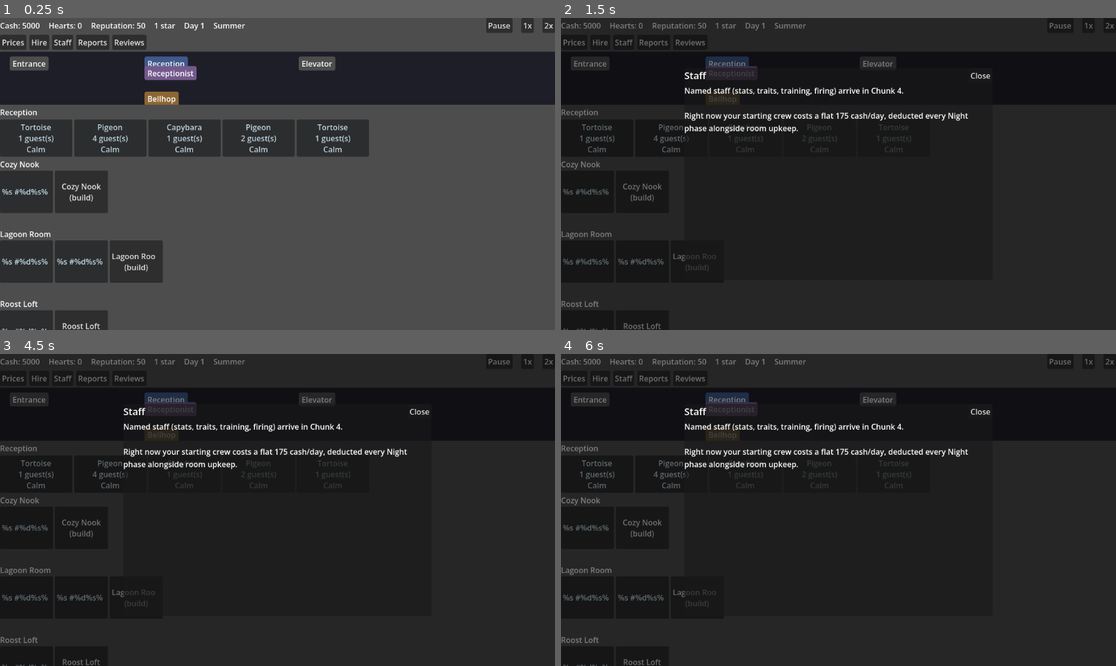
Above: before the commit, frames 1-4 (two rows, left to right).
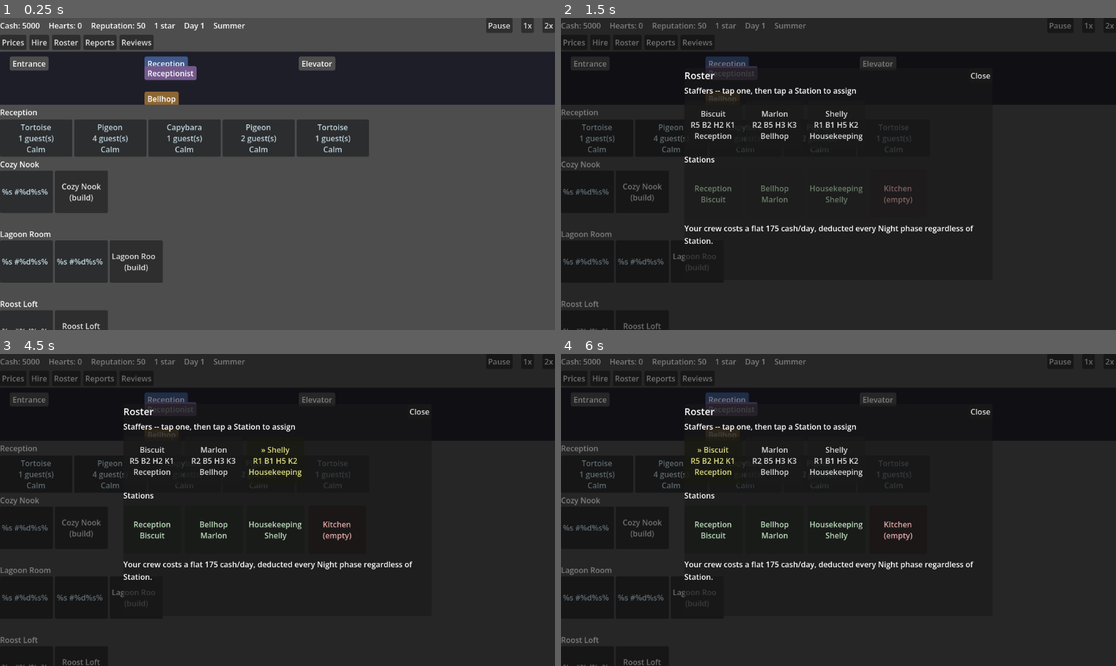
Above: after the commit, the same moments.

Repository: rdefm/habitat_hotel
Game: Godot game, scene res://main.tscn
Same seed, same stepped clock (60 frames per second), same inputs: the game is played once before the commit and once after it.
Inputs (mouse positions are in pixels of both pictures, inside the frame that each line leads up to):
- Up to frame 1 (0.25 s): no input
- Up to frame 2 (1.5 s): click (622, 42) at 0.5 s, where only the run before the commit has a clickable "Staff"; click (627, 42) at 1.25 s, where only the run after the commit has a clickable "Roster"
- Up to frame 3 (4.5 s): click "Tortoise 1 guest(s) Calm" at 2 s; click "Pigeon 4 guest(s) Calm" at 2.75 s; click "Capybara 1 guest(s) Calm" at 3.5 s; click "Pigeon 2 guest(s) Calm" at 4.25 s
- Up to frame 4 (6 s): click "Tortoise 1 guest(s) Calm" at 5 s; click (710, 460) at 5.75 s, where only the run after the commit has a clickable "Biscuit R5 B2 H2 K1 Reception"

The runs differ from the first frame. In frame 1, 0.3% of the frame differs, in the area x 9-28%, y 5-11%; in frame 2, 3.1%; in frame 3, 3.2%; in frame 4, 3.2%, in the area x 9-75%, y 6-73%.

Commit message:
Add Roster & Station assignment UI (ticket 08, ADR-0001/0005)
Tap a Staffer then tap a Station to (re)assign them, mirroring
Reception's tap-Party/tap-Room flow -- Stations aren't spatial like
Rooms, so this is its own menu rather than reusing HotelPanel.
Replaces the old Chunk-2 Staff-menu stub, which the real Roster/Station
core (ticket 07) had already superseded.

Diff:
--- a/ui/hire_menu.gd
+++ b/ui/hire_menu.gd
@@ -13,6 +13,6 @@
 		"The weekly hire pool isn't open yet -- named candidates, traits, and "
 		+ "quality scaling with your star level arrive in Chunk 4.\n\n"
 		+ "For now, your starting staff are covered by a flat daily wage "
-		+ "(see the Staff menu)."
+		+ "(see the Roster menu)."
 	)
 	add_child(label)
--- a/ui/main_screen.gd
+++ b/ui/main_screen.gd
@@ -11,7 +11,7 @@
 const BuildMenu = preload("res://ui/build_menu.gd")
 const PricesMenu = preload("res://ui/prices_menu.gd")
 const HireMenu = preload("res://ui/hire_menu.gd")
-const StaffMenu = preload("res://ui/staff_menu.gd")
+const RosterMenu = preload("res://ui/roster_menu.gd")
 const ReportsMenu = preload("res://ui/reports_menu.gd")
 const ReviewsMenu = preload("res://ui/reviews_menu.gd")
 const UpgradeMenu = preload("res://ui/upgrade_menu.gd")
@@ -146,7 +146,7 @@
 	var entries := [
 		["Prices", func(): return PricesMenu.new()],
 		["Hire", func(): return HireMenu.new()],
-		["Staff", func(): return StaffMenu.new()],
+		["Roster", func(): return RosterMenu.new()],
 		["Reports", func(): return ReportsMenu.new()],
 		["Reviews", func(): return ReviewsMenu.new()],
 	]
--- /dev/null
+++ b/ui/roster_menu.gd
@@ -0,0 +1,126 @@
+class_name RosterMenu
+extends VBoxContainer
+
+## Roster & Station assignment (ticket 08, ADR-0001/0005): tap a Staffer
+## card then tap a Station card to (re)assign them there, mirroring
+## Reception's tap-Party/tap-Room flow (reception_panel.gd/hotel_panel.gd).
+## Sim.assign_staffer() already treats "tap the Station they're already at"
+## and unknown ids as harmless no-ops, and already interrupts only the
+## moved Staffer's own in-flight job (ticket 07) -- this view just re-tap
+## re-renders both sides after every assignment.
+##
+## Station cards are disabled while no Staffer is selected: unlike a Room
+## cell, a Station has no other action to fall back to.
+
+const Station = preload("res://sim/station.gd")
+
+const CARD_MIN_SIZE := Vector2(120, 100)
+
+const STATION_LABELS := {
+	"reception": "Reception",
+	"bellhop": "Bellhop",
+	"housekeeping": "Housekeeping",
+	"kitchen": "Kitchen",
+}
+
+var _selected_staffer_id: String = ""
+
+var _staffer_row: HBoxContainer
+var _station_row: HBoxContainer
+var _wage_label: Label
+
+
+func _ready() -> void:
+	custom_minimum_size = Vector2(560, 320)
+	add_theme_constant_override("separation", 10)
+
+	var staffer_header := Label.new()
+	staffer_header.text = "Staffers -- tap one, then tap a Station to assign"
+	add_child(staffer_header)
+
+	_staffer_row = HBoxContainer.new()
+	_staffer_row.add_theme_constant_override("separation", 8)
+	add_child(_staffer_row)
+
+	var station_header := Label.new()
+	station_header.text = "Stations"
+	add_child(station_header)
+
+	_station_row = HBoxContainer.new()
+	_station_row.add_theme_constant_override("separation", 8)
+	add_child(_station_row)
+
+	_wage_label = Label.new()
+	_wage_label.autowrap_mode = TextServer.AUTOWRAP_WORD
+	var wage := int(GameState.balance.get("costs", {}).get("staff_wage_per_day", 0))
+	_wage_label.text = "Your crew costs a flat %d cash/day, deducted every Night phase regardless of Station." % wage
+	add_child(_wage_label)
+
+	refresh()
+
+
+func refresh() -> void:
+	for child in _staffer_row.get_children():
+		child.queue_free()
+	for child in _station_row.get_children():
+		child.queue_free()
+
+	var staffer_ids := GameState.staffers.keys()
+	staffer_ids.sort()
+	for staffer_id in staffer_ids:
+		_staffer_row.add_child(_make_staffer_card(staffer_id))
+
+	for station_id in Station.IDS:
+		_station_row.add_child(_make_station_card(station_id))
+
+
+func _make_staffer_card(staffer_id: String) -> Button:
+	var staffer: Dictionary = GameState.staffers[staffer_id]
+	var skills: Dictionary = staffer["skills"]
+	var current_station := GameState.staffer_station(staffer_id)
+	var current_label: String = STATION_LABELS.get(current_station, "(unassigned)")
+	var selected := staffer_id == _selected_staffer_id
+	var skill_summary := _skill_summary(skills)
+
+	var btn := Button.new()
+	btn.custom_minimum_size = CARD_MIN_SIZE
+	btn.clip_text = true
+	btn.text = "%s%s\n%s\n%s" % ["» " if selected else "", staffer["name"], skill_summary, current_label]
+	btn.modulate = Color(1.0, 1.0, 0.6) if selected else Color(1, 1, 1)
+	btn.tooltip_text = "%s -- %s -- currently %s" % [staffer["name"], skill_summary, current_label]
+	btn.pressed.connect(_on_staffer_pressed.bind(staffer_id))
+	return btn
+
+
+## "R# B# H# K#" -- shared by the card face and its tooltip.
+func _skill_summary(skills: Dictionary) -> String:
+	return "R%d B%d H%d K%d" % [
+		int(skills["reception"]), int(skills["bellhop"]), int(skills["housekeeping"]), int(skills["kitchen"]),
+	]
+
+
+func _make_station_card(station_id: String) -> Button:
+	var staffer_ids: Array = GameState.station_staffers(station_id)
+	var names := []
+	for staffer_id in staffer_ids:
+		names.append(String(GameState.staffers.get(staffer_id, {}).get("name", staffer_id)))
+
+	var btn := Button.new()
+	btn.custom_minimum_size = CARD_MIN_SIZE
+	btn.clip_text = true
+	btn.text = "%s\n%s" % [STATION_LABELS[station_id], String("\n").join(names) if not names.is_empty() else "(empty)"]
+	btn.modulate = Color(1.0, 0.75, 0.75) if names.is_empty() else Color(0.85, 1.0, 0.85)
+	btn.disabled = _selected_staffer_id == ""
+	btn.pressed.connect(_on_station_pressed.bind(station_id))
+	return btn
+
+
+func _on_staffer_pressed(staffer_id: String) -> void:
+	_selected_staffer_id = "" if _selected_staffer_id == staffer_id else staffer_id
+	refresh()
+
+
+func _on_station_pressed(station_id: String) -> void:
+	Sim.assign_staffer(_selected_staffer_id, station_id)
+	_selected_staffer_id = ""
+	refresh()
--- a/ui/staff_menu.gd
+++ /dev/null
@@ -1,20 +0,0 @@
-class_name StaffMenu
-extends VBoxContainer
-
-## Stub for Chunk 2. Named staff with stats/traits, training, and firing
-## arrive in Chunk 4. For now this just surfaces the flat placeholder wage
-## cost that Chunk 1's economy already charges every night.
-
-func _ready() -> void:
-	custom_minimum_size = Vector2(420, 160)
-
-	var wage := int(GameState.balance.get("costs", {}).get("staff_wage_per_day", 0))
-
-	var label := Label.new()
-	label.autowrap_mode = TextServer.AUTOWRAP_WORD
-	label.text = (
-		"Named staff (stats, traits, training, firing) arrive in Chunk 4.\n\n"
-		+ "Right now your starting crew costs a flat %d cash/day, deducted "
-		+ "every Night phase alongside room upkeep."
-	) % wage
-	add_child(label)
